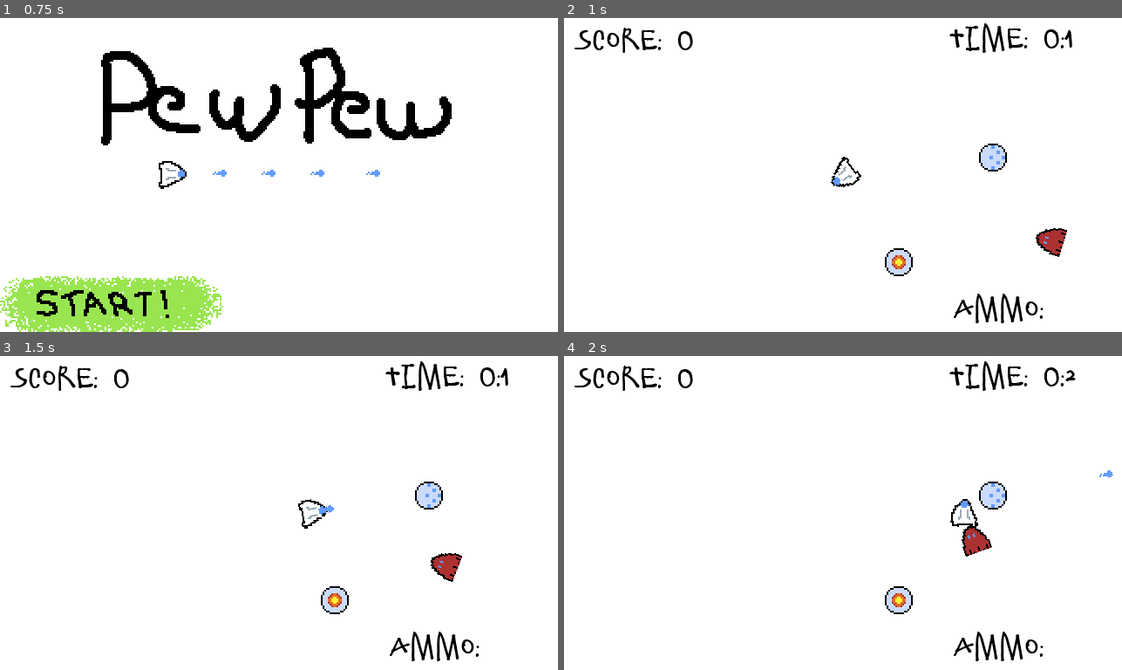
Above: before the commit, frames 1-4 (two rows, left to right).
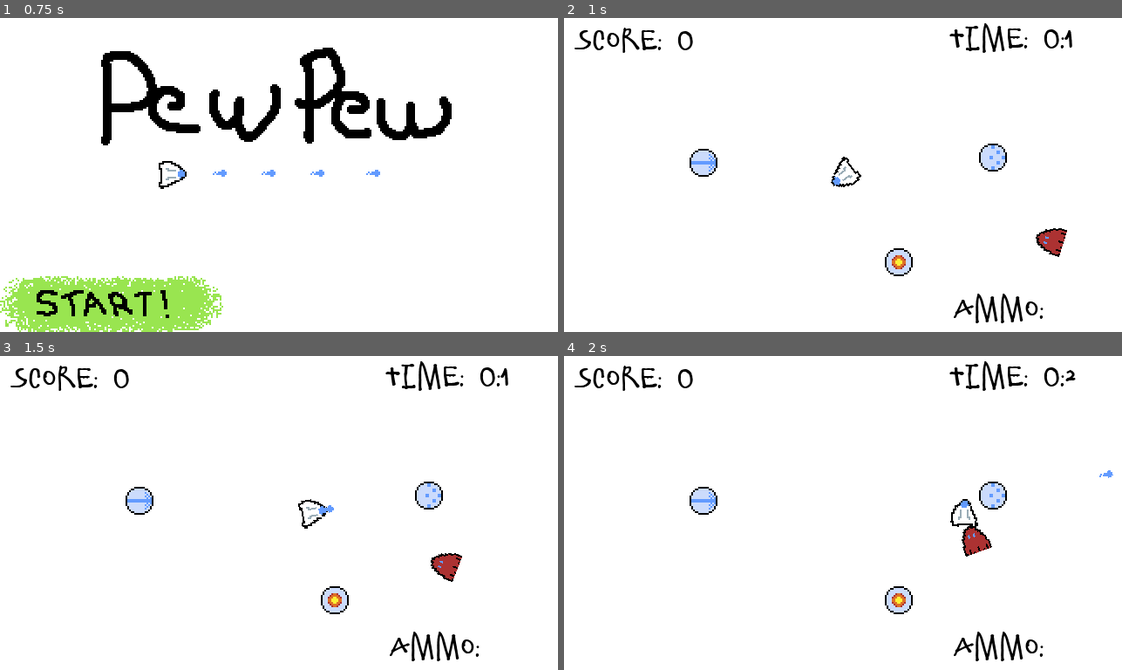
Above: after the commit, the same moments.

Repository: qbradq/gwj44
Game: Godot game, scene res://Scenes/Menu.tscn
The game is run twice, just before and just after one commit, with the same random seed, the same clock (stepped at 60 frames per second) and the same inputs.
Inputs (mouse positions are in pixels of both pictures, inside the frame that each line leads up to):
- Up to frame 1 (0.75 s): click (111, 303) at 0.5 s
- Up to frame 2 (1 s): no input
- Up to frame 3 (1.5 s): move the mouse to (401, 497) at 1.27 s; hold Right (ui_right) from 1.28 s (still down); click (401, 497) at 1.42 s
- Up to frame 4 (2 s): keep holding Right (ui_right)

Frame 1 is identical in both runs. In frame 2, 0.4% of the frame differs, in the area x 22-28%, y 41-51%; in frame 3, 0.4%; in frame 4, 0.4%.

Commit message:
Added Laser gun

Diff:
--- a/Scenes/Enemy/Enemy.gd
+++ b/Scenes/Enemy/Enemy.gd
@@ -6,9 +6,10 @@
 export var drop_chance:float = 5.0
 
 var powerups = [
-	load("res://Scenes/PowerUp/Rapid.tscn"),
-	load("res://Scenes/PowerUp/Spread.tscn"),
-	load("res://Scenes/PowerUp/FlameThrower.tscn")
+	preload("res://Scenes/PowerUp/Rapid.tscn"),
+	preload("res://Scenes/PowerUp/Spread.tscn"),
+	preload("res://Scenes/PowerUp/FlameThrower.tscn"),
+	preload("res://Scenes/PowerUp/Laser.tscn")
 ]
 
 var velocity:Vector2
--- /dev/null
+++ b/Scenes/Gun/Laser.gd
@@ -0,0 +1,6 @@
+extends "res://Scenes/Gun/Gun.gd"
+
+func fire_projectile():
+	var l:Line2D = bullet_scene.instance()
+	l.global_transform = global_transform
+	get_parent().get_parent().add_child(l)
--- /dev/null
+++ b/Scenes/Gun/Laser.tscn
@@ -0,0 +1,10 @@
+[gd_scene load_steps=4 format=2]
+
+[ext_resource path="res://Scenes/Gun/Gun.tscn" type="PackedScene" id=1]
+[ext_resource path="res://Scenes/Player/Laser.tscn" type="PackedScene" id=2]
+[ext_resource path="res://Scenes/Gun/Laser.gd" type="Script" id=3]
+
+[node name="Gun" instance=ExtResource( 1 )]
+script = ExtResource( 3 )
+bullet_scene = ExtResource( 2 )
+shot_cooldown_time = 0.1
--- a/Scenes/Level/Level.tscn
+++ b/Scenes/Level/Level.tscn
@@ -7,6 +7,7 @@
 [ext_resource path="res://Scenes/PowerUp/Spread.tscn" type="PackedScene" id=5]
 [ext_resource path="res://Fonts/Score.tres" type="DynamicFont" id=6]
 [ext_resource path="res://Scenes/PowerUp/FlameThrower.tscn" type="PackedScene" id=7]
+[ext_resource path="res://Scenes/PowerUp/Laser.tscn" type="PackedScene" id=8]
 
 [node name="Level" type="Node2D"]
 script = ExtResource( 4 )
@@ -58,4 +59,7 @@
 [node name="PowerUp" parent="." instance=ExtResource( 7 )]
 position = Vector2( 192, 140 )
 
+[node name="PowerUp3" parent="." instance=ExtResource( 8 )]
+position = Vector2( 80, 83 )
+
 [connection signal="timeout" from="AfterDeathTimer" to="." method="_on_AfterDeathTimer_timeout"]
--- /dev/null
+++ b/Scenes/Player/Laser.gd
@@ -0,0 +1,19 @@
+extends Line2D
+
+var ttl:float
+
+func _process(delta):
+	ttl += delta
+	modulate.a = 1.0 - ttl * 2
+	if ttl >= 0.5:
+		queue_free()
+
+func _physics_process(delta):
+	var r = $RayCast2D
+	while r.is_colliding():
+		var c = r.get_collider()
+		if c.is_in_group("enemy"):
+			c.die()
+		r.add_exception(c)
+		r.force_raycast_update()
+	r.clear_exceptions()
--- /dev/null
+++ b/Scenes/Player/Laser.tscn
@@ -0,0 +1,15 @@
+[gd_scene load_steps=2 format=2]
+
+[ext_resource path="res://Scenes/Player/Laser.gd" type="Script" id=1]
+
+[node name="Laser" type="Line2D"]
+points = PoolVector2Array( 0, 0, 640, 0 )
+width = 1.0
+default_color = Color( 0.388235, 0.607843, 1, 1 )
+script = ExtResource( 1 )
+
+[node name="RayCast2D" type="RayCast2D" parent="."]
+enabled = true
+cast_to = Vector2( 640, 0 )
+collide_with_areas = true
+collide_with_bodies = false
--- /dev/null
+++ b/Scenes/PowerUp/Laser.tscn
@@ -0,0 +1,11 @@
+[gd_scene load_steps=4 format=2]
+
+[ext_resource path="res://Art/PowerUp/laser.png" type="Texture" id=1]
+[ext_resource path="res://Scenes/PowerUp/PowerUp.tscn" type="PackedScene" id=2]
+[ext_resource path="res://Scenes/Gun/Laser.tscn" type="PackedScene" id=3]
+
+[node name="PowerUp" instance=ExtResource( 2 )]
+gun_scene = ExtResource( 3 )
+
+[node name="Sprite" parent="." index="0"]
+texture = ExtResource( 1 )
Binary file added: Art/PowerUp/laser.png
Not shown, added: Art/PowerUp/laser.png.import
Not shown: 1 places in Scenes/Level/Level.tscn that only renumber resources
